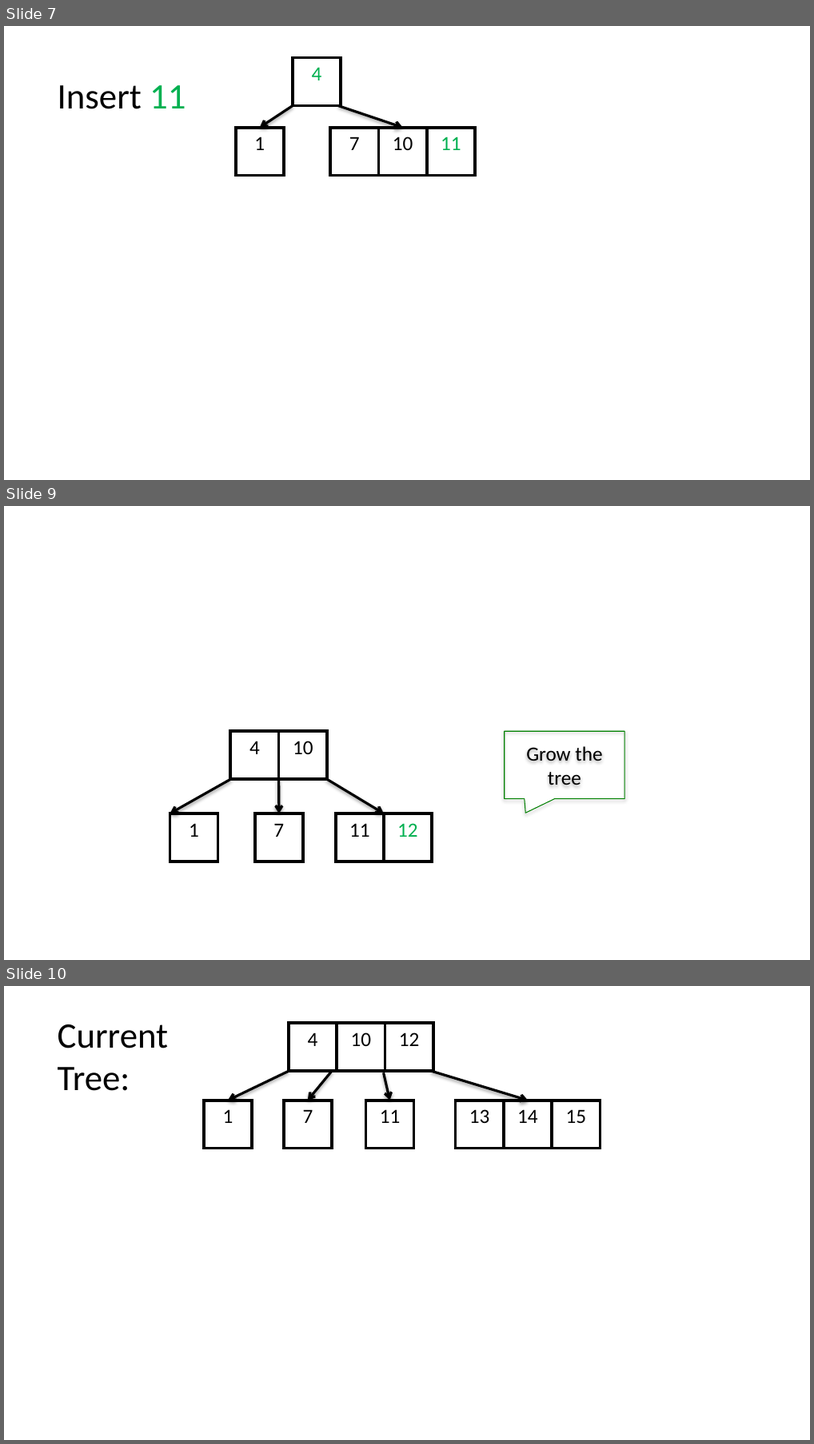
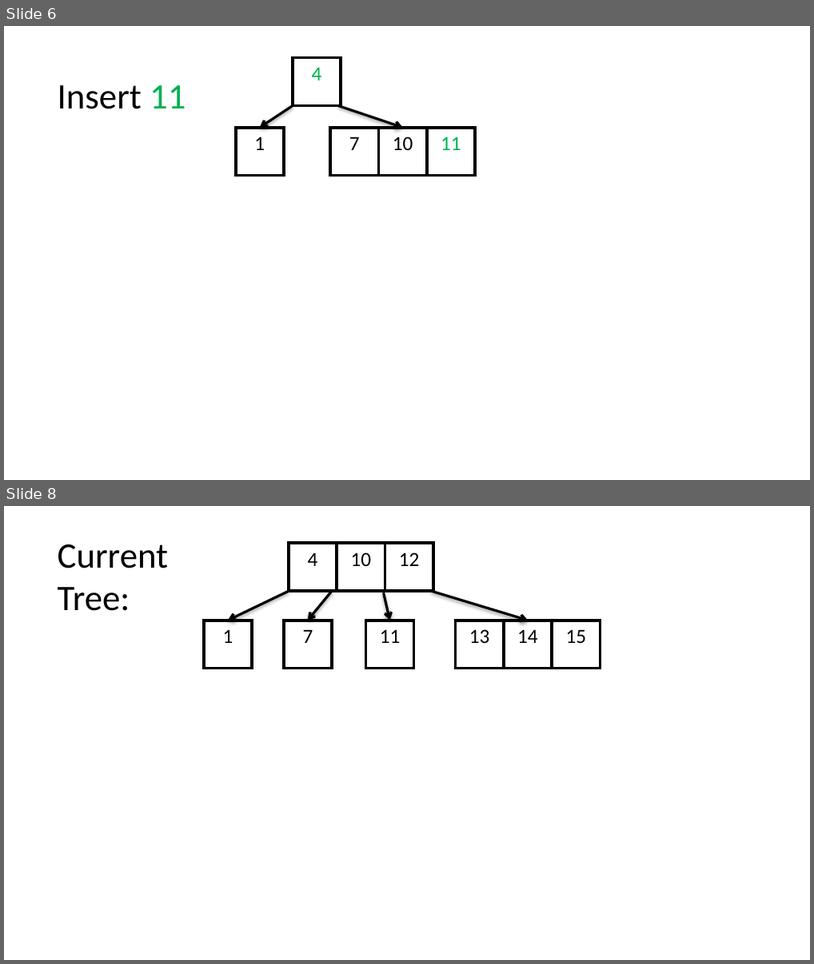
Before and after one commit to niemasd/Data-Structures-Textbook, a slide deck: figures/Chapter 3 - Tree Structures/3.8 - B-Trees.pptx. Shown one above the other, each under a label of ours: slides 7, 9 and 10 before the commit, slides 6 and 8 after it; the slides between them are not shown. The pictures are 814x1444 and 814x964 pixels, drawn with LibreOffice and Linux fonts; fonts in the diff are those of the drawing. Boxes give left, top, right and bottom in pixels: in the first picture for what was removed or moved away, otherwise in the second. Text is boxed around its words. In the diff, an @@ line names an element or a change of style, - is before the commit and + after.

```diff
--- a/figures/Chapter 3 - Tree Structures/3.8 - B-Trees.pptx
+++ b/figures/Chapter 3 - Tree Structures/3.8 - B-Trees.pptx
@@ slide 9 removed at (4, 506, 810, 960), background #FFFFFF @@
@@ table removed at (230, 731, 327, 780), 1 rows, 2 columns @@
-4 | 10
@@ speech box removed at (505, 731, 625, 799) @@
-Grow the tree
@@ arrow removed from (230, 780) to (170, 813) @@
@@ arrow removed from (279, 780) to (279, 813) @@
@@ arrow removed from (327, 780) to (384, 813) @@
@@ table removed at (170, 813, 218, 862), 1 rows, 1 columns @@
-1
@@ table removed at (254, 813, 303, 862), 1 rows, 1 columns @@
-7
@@ table removed at (336, 813, 433, 862), 1 rows, 2 columns @@
-11 | 12
@@ what was slide 7 is now slide 6 @@
@@ what was slide 10 is now slide 8 @@
```
Also in this commit, not shown: 2 slides changed, 1 other slide removed, 1 other file.
